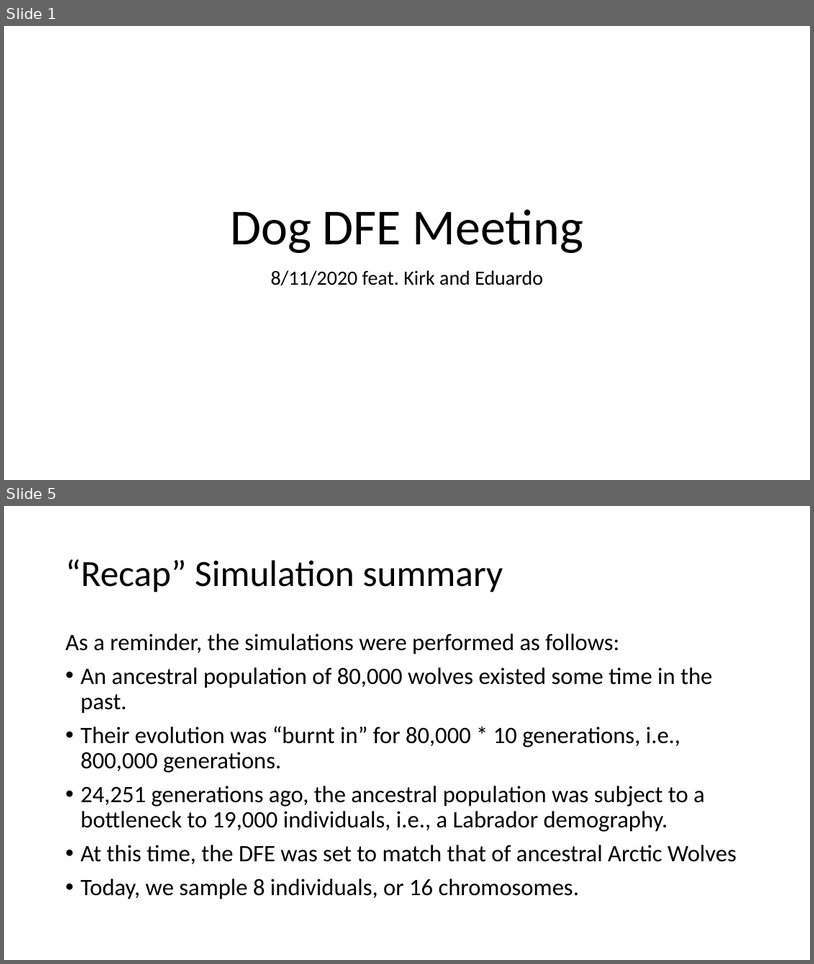
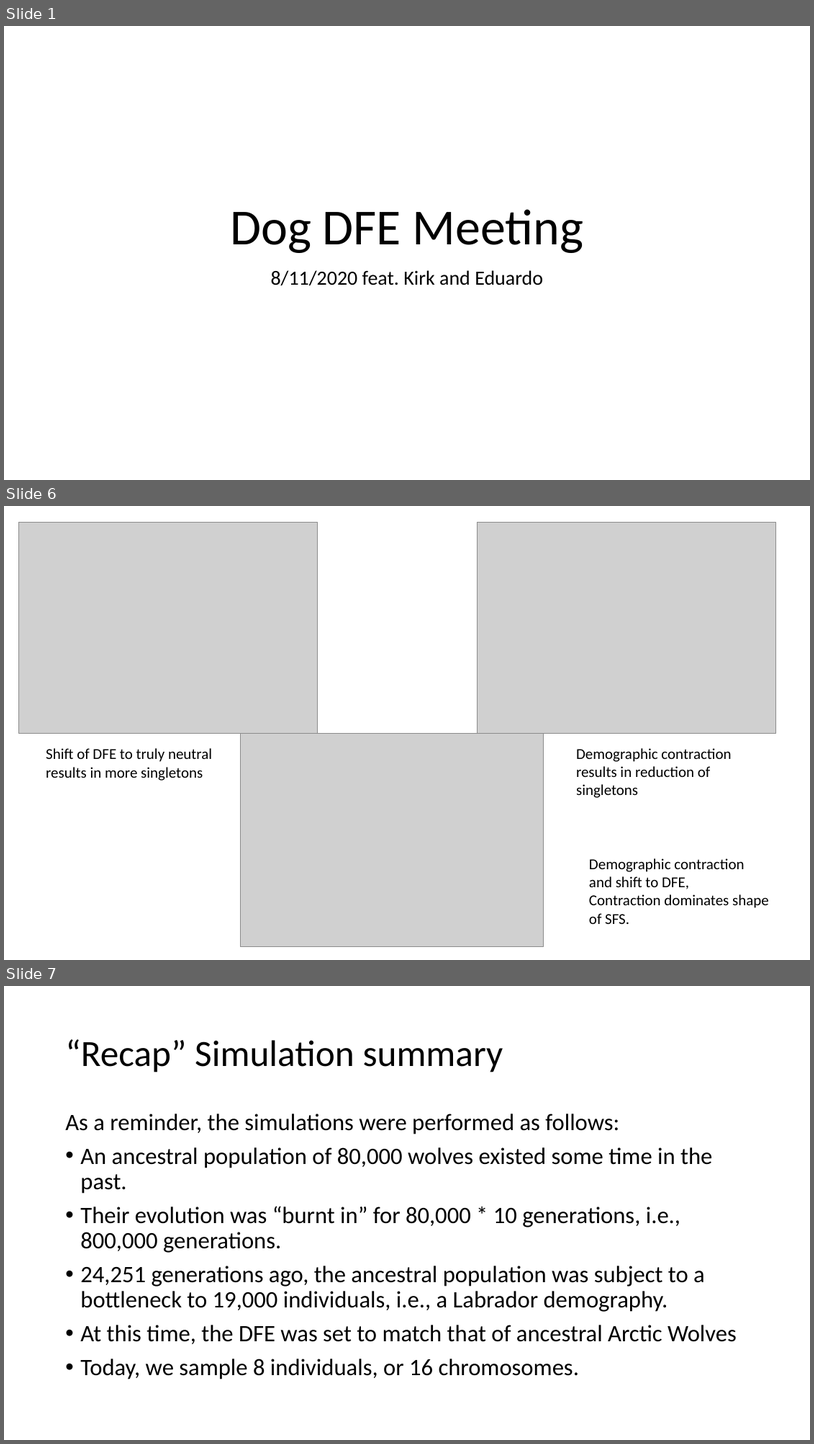
Before and after one commit to jon-mah/lohmueller_lab, a slide deck: 2020_08_25_dog_dfe_meeting.pptx. Shown one above the other, each under a label of ours: slides 1 and 5 before the commit, slides 1, 6 and 7 after it; the slides between them are not shown. The pictures are 814x964 and 814x1444 pixels, drawn with LibreOffice and Linux fonts; fonts in the diff are those of the drawing; grey boxes stand for pictures. Boxes give left, top, right and bottom in pixels: in the first picture for what was removed or moved away, otherwise in the second. Text is boxed around its words. In the diff, an @@ line names an element or a change of style, - is before the commit and + after.

Commit message:
no demo no shift sim.

```diff
--- a/2020_08_25_dog_dfe_meeting.pptx
+++ b/2020_08_25_dog_dfe_meeting.pptx
@@ slide 6 added at (4, 506, 810, 960), background #FFFFFF @@
@@ picture added at (18, 523, 317, 733) @@
@@ picture added at (478, 523, 777, 733) @@
@@ picture added at (241, 733, 543, 947) @@
@@ text added at (46, 748, 212, 780), 18 pt, text #000000 @@
+Shift of DFE to truly neutral results in more singletons
@@ text added at (576, 748, 731, 798), 18 pt, text #000000 @@
+Demographic contraction results in reduction of singletons
@@ text added at (589, 858, 769, 924), 18 pt, text #000000 @@
+Demographic contraction and shift to DFE,
+Contraction dominates shape of SFS.
@@ what was slide 5 is now slide 7 @@
```
Also in this commit, not shown: 5 other slides added, 3 slides removed, 16 other files.
